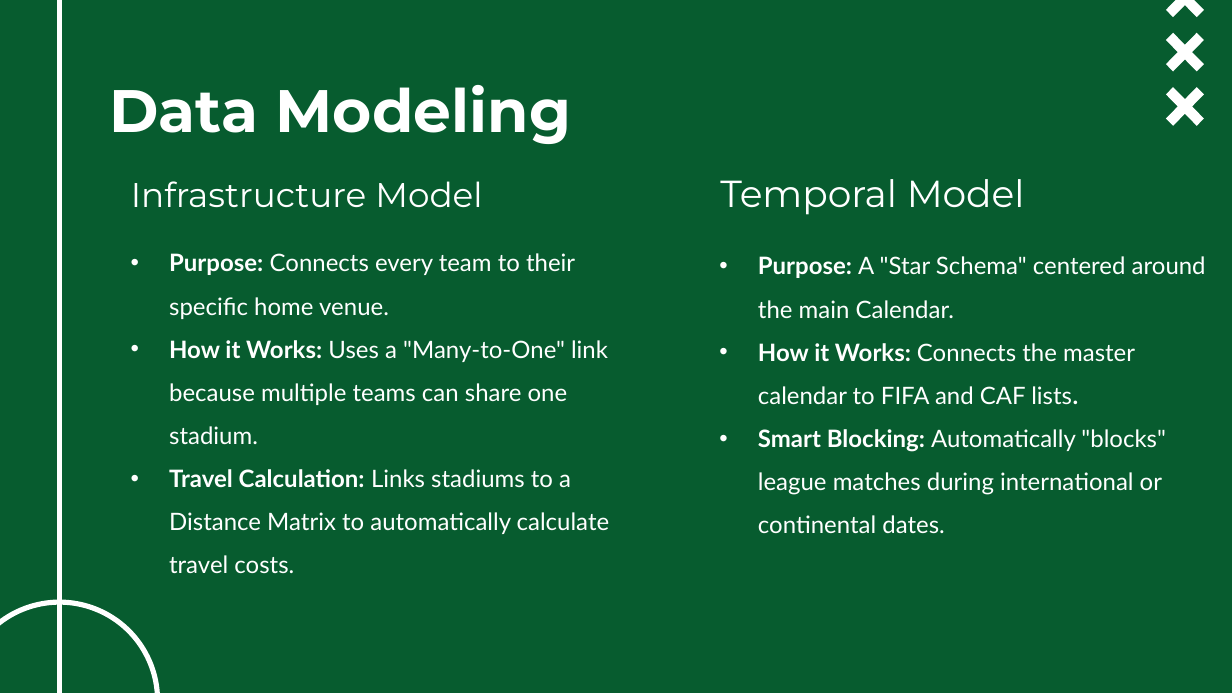
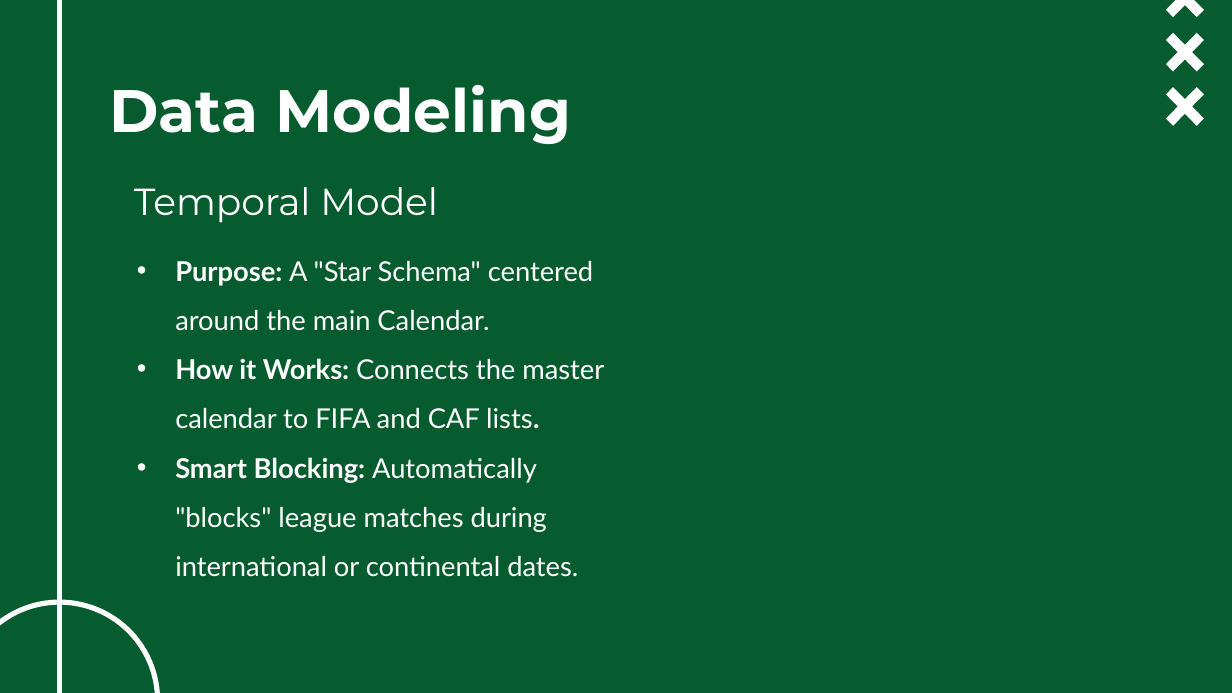
Before and after one commit to ghassanelgendy/egyptian-premier-league-schedule-optimizer, a slide deck: slide 17 of Documentations/presentation V1.pptx (slide 14 before the commit). Drawn at 1232x693 pixels with LibreOffice and Linux fonts; fonts in the diff are those of the drawing; background and template pictures are left out. Boxes give left, top, right and bottom in pixels: in the first picture for what was removed or moved away, otherwise in the second. Text is boxed around its words. In the diff, an @@ line names an element or a change of style, - is before the commit and + after.

```diff
--- a/Documentations/presentation V1.pptx
+++ b/Documentations/presentation V1.pptx
@@ subtitle "Temporal Model": place and size @@
-subtitle "Temporal Model" at (720, 179, 1025, 215)
+subtitle "Temporal Model" at (134, 187, 438, 223)
@@ subtitle removed at (131, 181, 482, 207) @@
-Infrastructure Model
@@ subtitle "Purpose: A "Star Schema" centered ...": place and size @@
-subtitle "Purpose: A "Star Schema" centered ..." at (758, 256, 1206, 534)
+subtitle "Purpose: A "Star Schema" centered ..." at (175, 261, 604, 577)
@@ subtitle "Purpose: A "Star Schema" centered ..." at (175, 261, 604, 577): size 14 to 16 pt @@
@@ text removed at (169, 253, 609, 573) @@
-• Purpose: Connects every team to their specific home venue.
-• How it Works: Uses a "Many-to-One" link because multiple teams can share one stadium.
-• Travel Calculation: Links stadiums to a Distance Matrix to automatically calculate travel costs.
```
Also in this commit, not shown: 6 other slides changed, 3 slides added, 4 other files.
